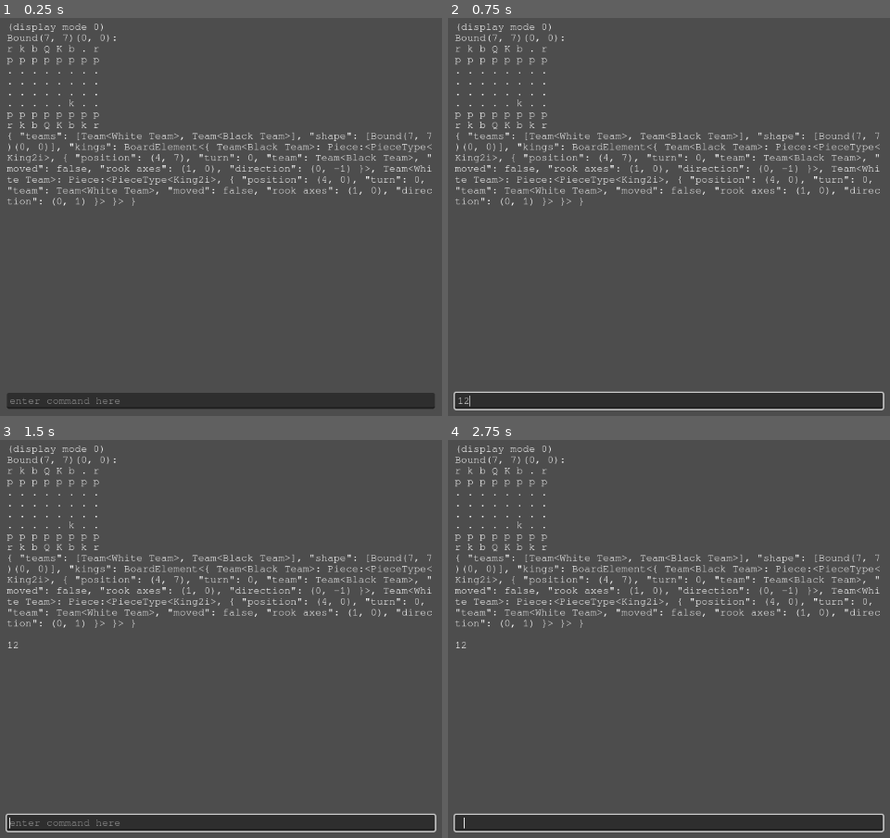
Above: before the commit, frames 1-4 (two rows, left to right).
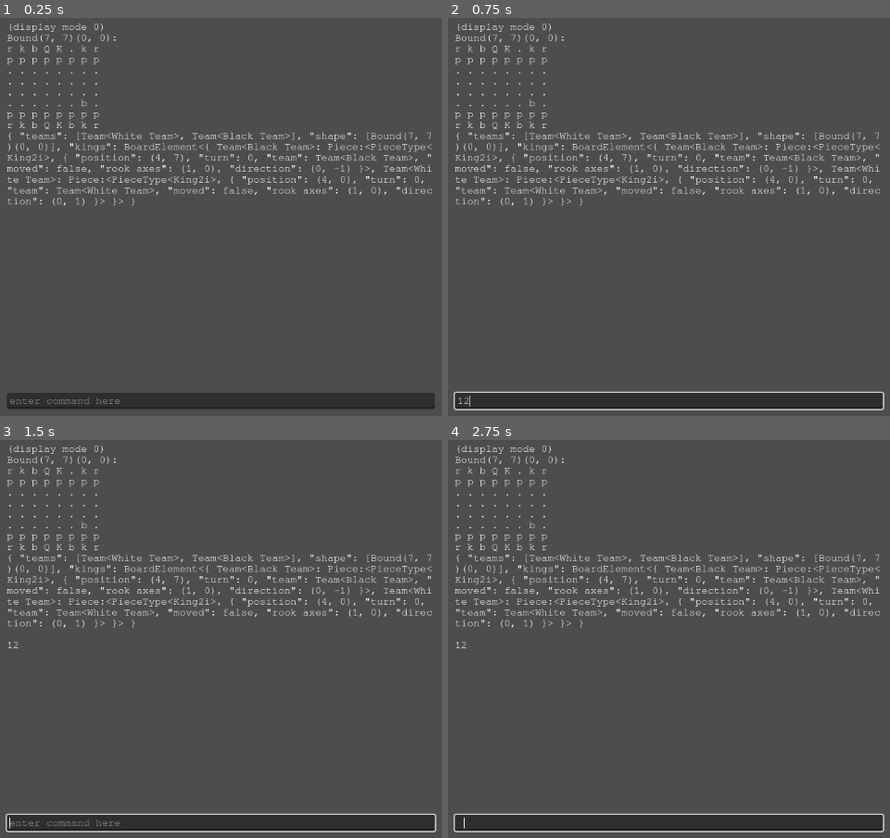
Above: after the commit, the same moments.

Repository: Roboticy3/Mess
Game: Godot game, scene res://default.tscn
Two runs of this game, one before a commit and one after it. Both use one fixed random seed, a clock stepped at 60 frames per second and the inputs below.
Inputs (mouse positions are in pixels of both pictures, inside the frame that each line leads up to):
- Up to frame 1 (0.25 s): no input
- Up to frame 2 (0.75 s): click (669, 400) at 0.52 s; type "12" at 0.6 s
- Up to frame 3 (1.5 s): tap Enter at 1.25 s
- Up to frame 4 (2.75 s): tap Space at 2 s

The runs differ from the first frame. In frame 1, less than 0.1% of the frame differs, in the area x 15-20%, y 6-23%; in frame 2, less than 0.1%; in frame 3, less than 0.1%; in frame 4, less than 0.1%.

Commit message:
Fixed check system to revert current_state

Diff:
--- a/Board Types/Board.gd
+++ b/Board Types/Board.gd
@@ -202,8 +202,16 @@
 #similar to generate options, except it generates the states resulting from each option as the values, instead of the Callables themselves
 var iter := BoardIterator.new()
 var iter2 := BoardIterator.new()
-func b_options(builder:=b_option) -> void:
-	iter.all_options_iter_full(self, builder)
+func b_options() -> void:
+
+	add_state()
+	iter2.all_options_iter_full(self, b_check)
+	states.pop_back()
+	current_state = iter2.state
+	if iter2.all_options_did_break():
+		Accessor.call_deferred("a_print", str(get_team()) + " is in check!")
+
+	iter.all_options_iter_full(self, b_option)
 
 func b_option(pos, piece:Piece, o, option:Callable):
 
@@ -226,6 +234,7 @@
 
 	if _evaluate():
 		iter2.all_options_should_break()
+		#print(self)
 
 	states.pop_back()
 	current_state = iter2.state.duplicate()
--- a/Board Types/Chess.gd
+++ b/Board Types/Chess.gd
@@ -27,6 +27,7 @@
 		kings = BoardVariant.new(kings.data.duplicate())
 		kings.data.erase(p.get_team())
 		add_element(kings, "kings")
+		print(p, self)
 
 	return res
 
--- a/Piece Types/King2i.gd
+++ b/Piece Types/King2i.gd
@@ -63,5 +63,4 @@
 	if !(r_state["team"] == p.get_state()["team"] and !r_state["moved"]):
 		return
 
-	print(positions, rook)
 	return [positions, rook]
--- a/Scripts/Board Elements/BoardIterator.gd
+++ b/Scripts/Board Elements/BoardIterator.gd
@@ -14,12 +14,12 @@
 var o_val:=[null]
 var o_done:=true
 
-var all_options_broke := false
+var all_options_break := false
 func all_options_start(b:Board):
 	piece_start(b)
 	all_options_step(b)
 
-	all_options_broke = false
+	all_options_break = false
 
 func all_options_step(b:Board):
 	if done:
@@ -90,6 +90,7 @@
 
 func all_options_iter_full(b:Board, action:Callable):
 	all_options_start(b)
+
 	while !done:
 		var cur := get_all_options_cur()
 
@@ -103,7 +104,7 @@
 
 func all_options_should_break(yn:=true):
 	done = yn
-	all_options_broke = yn
+	all_options_break = yn
 
 func all_options_did_break() -> bool:
-	return all_options_broke
+	return all_options_break
--- a/default.tscn
+++ b/default.tscn
@@ -237,7 +237,7 @@
 script = ExtResource("3_22oss")
 type = SubResource("Resource_1421e")
 starting_state = {
-"position": Vector2i(5, 2)
+"position": Vector2i(6, 7)
 }
 
 [node name="King" type="Node" parent="Board/Black Team"]
@@ -272,7 +272,7 @@
 script = ExtResource("3_22oss")
 type = SubResource("Resource_v6ihh")
 starting_state = {
-"position": Vector2i(5, 7)
+"position": Vector2i(6, 2)
 }
 
 [node name="Queen" type="Node" parent="Board/Black Team"]
